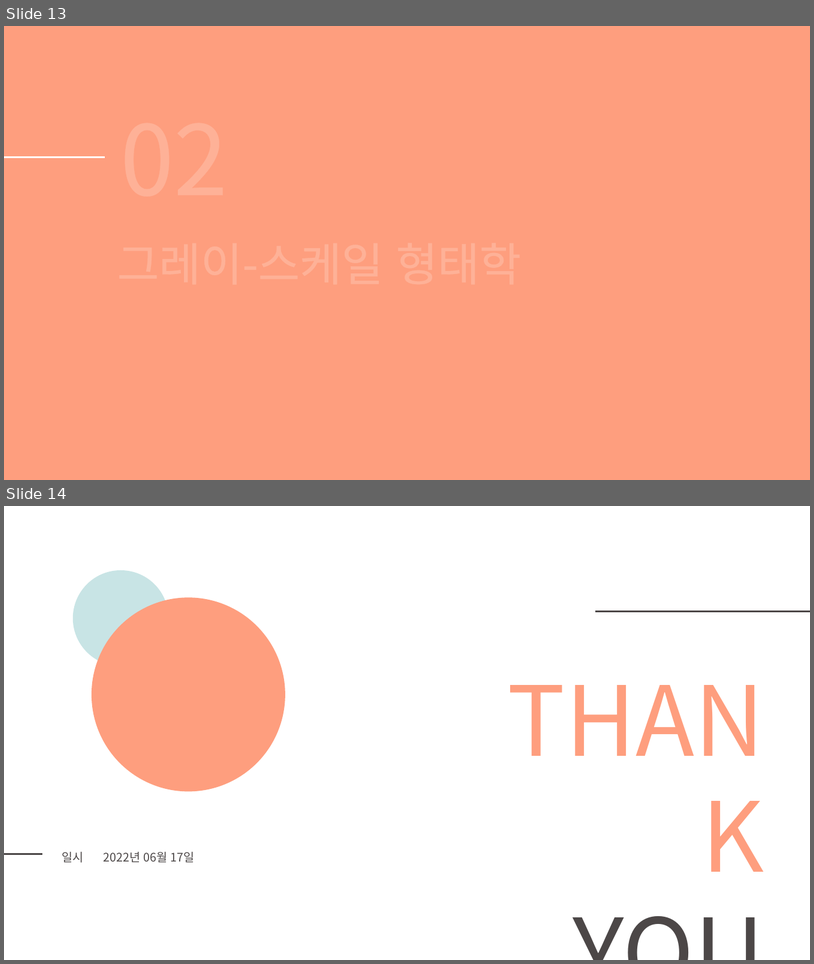
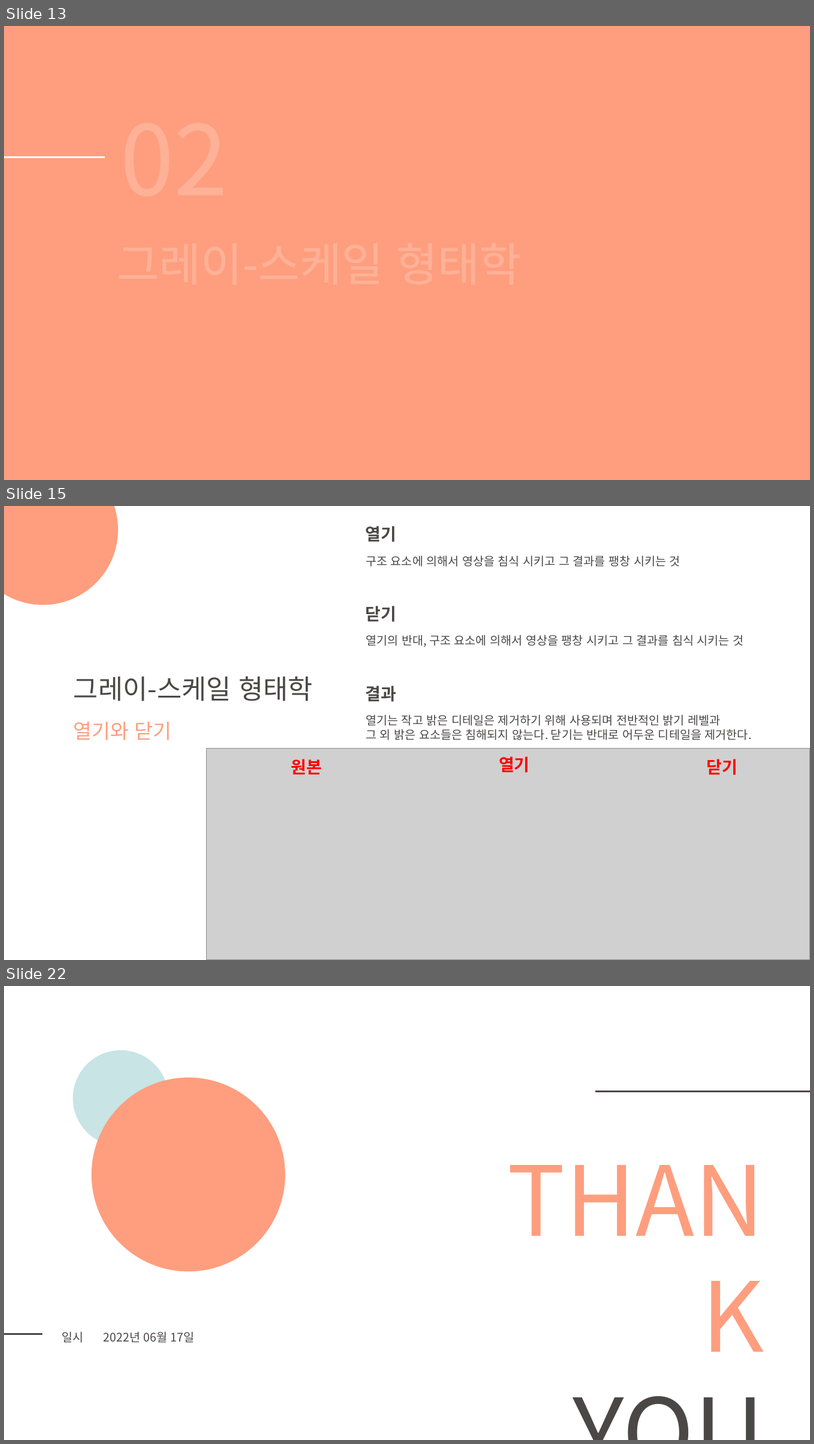
Before and after one commit to DaeSeokSong/summarize-study, a slide deck: 디지털 영상처리 제3판/PPT/14주차 세미나_디지털 영상처리.pptx. Shown one above the other, each under a label of ours: slides 13 and 14 before the commit, slides 13, 15 and 22 after it; the slides between them are not shown. The pictures are 814x964 and 814x1444 pixels, drawn with LibreOffice and Linux fonts; fonts in the diff are those of the drawing; grey boxes stand for pictures. Boxes give left, top, right and bottom in pixels: in the first picture for what was removed or moved away, otherwise in the second. Text is boxed around its words. In the diff, an @@ line names an element or a change of style, - is before the commit and + after.

```diff
--- a/디지털 영상처리 제3판/PPT/14주차 세미나_디지털 영상처리.pptx
+++ b/디지털 영상처리 제3판/PPT/14주차 세미나_디지털 영상처리.pptx
@@ slide 15 added at (x1=4, y1=506, x2=810, y2=960), background #FFFFFF @@
@@ ellipse added at (x1=4, y1=506, x2=119, y2=605), fill #FE9E7E @@
@@ text added at (x1=366, y1=526, x2=397, y2=542), 20 pt, text #4C4747, bold @@
+열기
@@ text added at (x1=366, y1=555, x2=681, y2=567), 14 pt, text #4C4747 @@
+구조 요소에 의해서 영상을 침식 시키고 그 결과를 팽창 시키는 것
@@ text added at (x1=366, y1=606, x2=397, y2=622), 20 pt, text #4C4747, bold @@
+닫기
@@ text added at (x1=366, y1=634, x2=744, y2=647), 14 pt, text #4C4747 @@
+열기의 반대, 구조 요소에 의해서 영상을 팽창 시키고 그 결과를 침식 시키는 것
@@ text added at (x1=74, y1=676, x2=313, y2=701), 32 pt, text #4C4747 @@
+그레이-스케일 형태학
@@ text added at (x1=366, y1=685, x2=397, y2=702), 20 pt, text #4C4747, bold @@
+결과
@@ text added at (x1=74, y1=721, x2=172, y2=740), 24 pt, text #FE9E7E @@
+열기와 닫기
@@ text added at (x1=366, y1=715, x2=752, y2=740), 14 pt, text #4C4747 @@
+열기는 작고 밝은 디테일은 제거하기 위해 사용되며 전반적인 밝기 레벨과
+그 외 밝은 요소들은 침해되지 않는다. 닫기는 반대로 어두운 디테일을 제거한다.
@@ picture added at (x1=207, y1=748, x2=810, y2=960) @@
@@ text added at (x1=499, y1=756, x2=530, y2=772), 20 pt, text #FF0000, bold @@
+열기
@@ text added at (x1=291, y1=759, x2=322, y2=774), 20 pt, text #FF0000, bold @@
+원본
@@ text added at (x1=707, y1=759, x2=738, y2=775), 20 pt, text #FF0000, bold @@
+닫기
@@ ellipse added at (x1=717, y1=853, x2=810, y2=960), fill #C8E4E5 at 60% opacity @@
@@ what was slide 14 is now slide 22 @@
```
Also in this commit, not shown: 1 slide changed, 7 other slides added.
